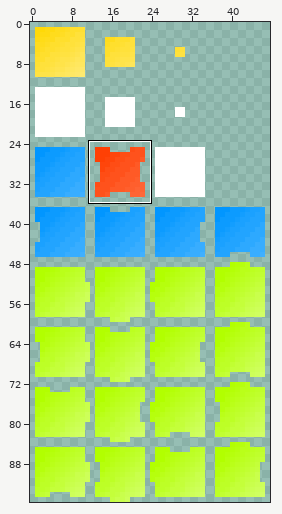
Sprite sheet: assets/cells.png. Above, an overview of the earlier version with the close-up marked.
Close-up. Before the commit:
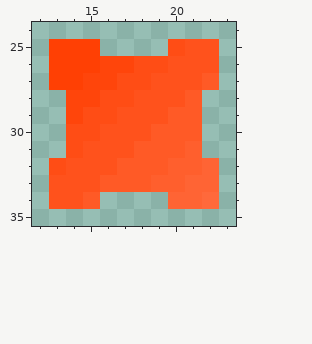
The file is 48x96 pixels. Colours within 5 levels of each other are drawn and written as one. Shown: x 12..23, y 24..35. The commit also changed other parts of the picture, which this record leaves out.
And afterwards:
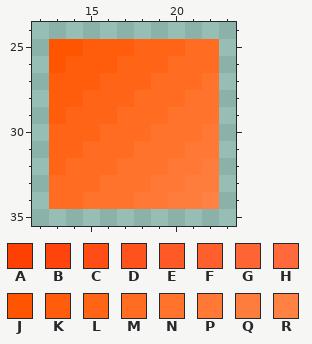
Palette (. is transparent): A #ff4004  B #ff450b  C #ff4d15  D #ff521c  E #ff5a26  F #ff5f2d  G #ff6434  H #ff693b  J #ff5500  K #ff5d0c  L #ff6417  M #ff6c22  N #ff732d  P #ff7835  Q #ff7d3c  R #ff8244
What changed:
Changed rows in their new state; - is an unchanged pixel.
first column x 13:
25 JJKKKLLLMM
26 JKKKLLLMMM
27 KKKLLLMMMN
28 KKLLLMMMNN
29 KLLLMMMNNN
30 LLLMMMNNNP
31 LLMMMNNNPP
32 LMMMNNNPPQ
33 MMMNNNPPQQ
34 MMNNNPPQQR
